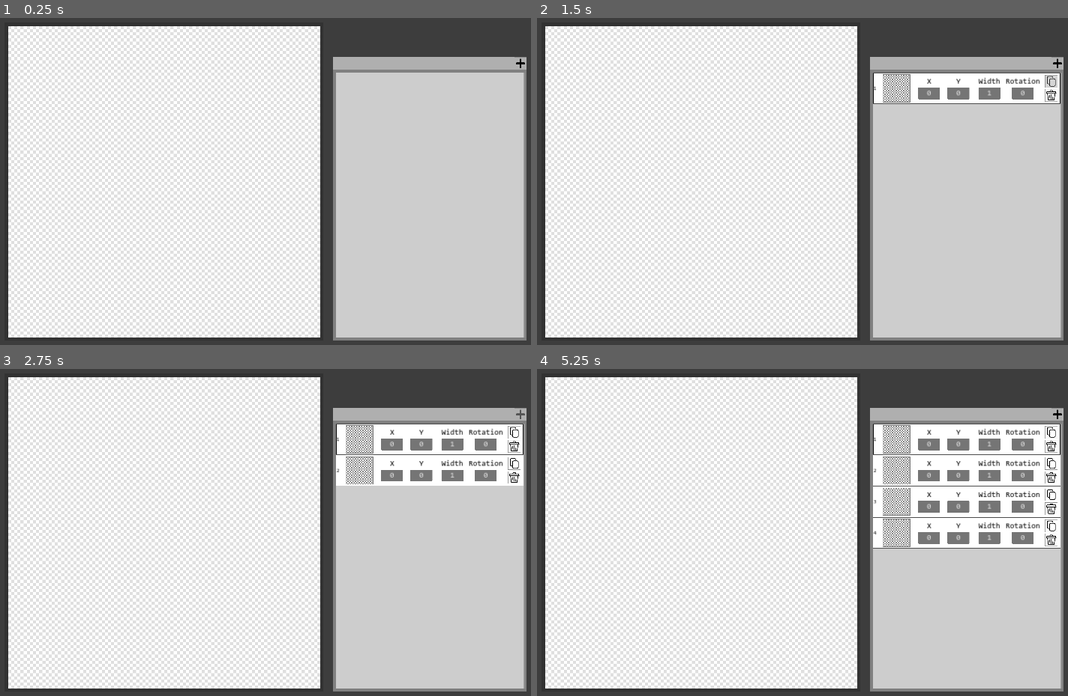
Above: before the commit, frames 1-4 (two rows, left to right).
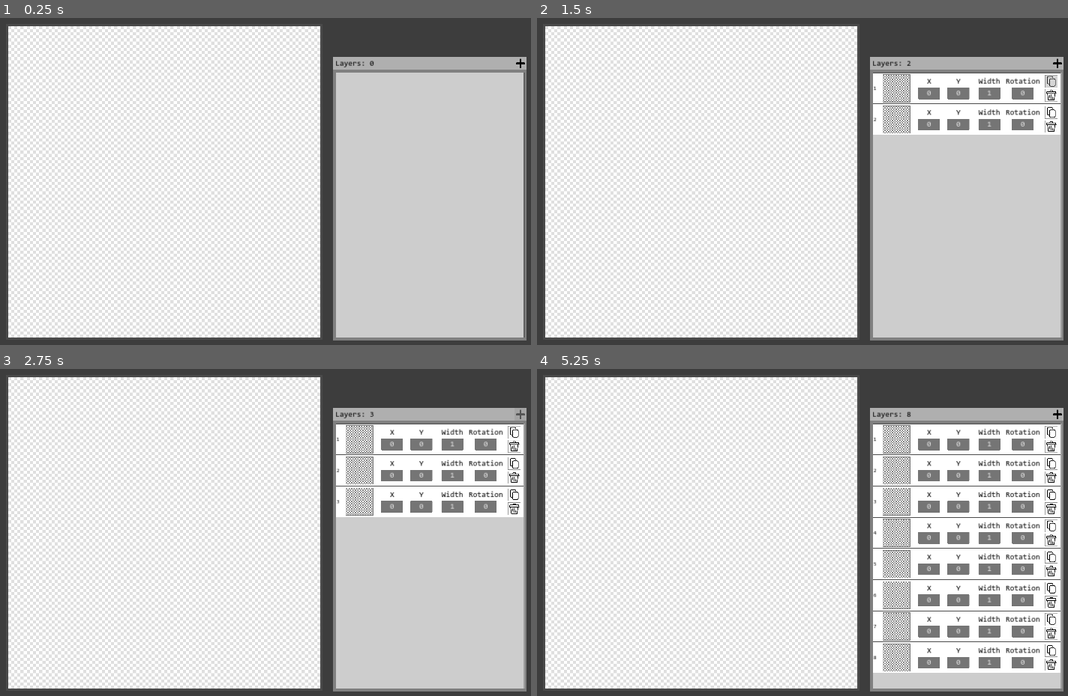
Above: after the commit, the same moments.

Repository: rawii22/PlaidGenerator
Game: Godot game, scene res://Scenes/main.tscn
Two runs of this game, one before a commit and one after it. Both use one fixed random seed, a clock stepped at 60 frames per second and the inputs below.
Inputs (mouse positions are in pixels of both pictures, inside the frame that each line leads up to):
- Up to frame 1 (0.25 s): no input
- Up to frame 2 (1.5 s): click (1057, 63) at 0.5 s; click (1052, 80) at 1.25 s
- Up to frame 3 (2.75 s): click (520, 414) at 2 s
- Up to frame 4 (5.25 s): click (1052, 431) at 2.77 s; click (1057, 414) at 3.5 s; click (1052, 431) at 4.27 s; tap Enter at 5 s; move the mouse to (967, 440) at 5.02 s; hold N (Create New Layer) from 5.03 s (still down)

The runs differ from the first frame. In frame 1, 0.3% of the frame differs, in the area x 63-100%, y 11-98%; in frame 2, 3.2%; in frame 3, 3.3%; in frame 4, 13%, in the area x 63-100%, y 11-93%.

Commit message:
Fixed scrolling, implemented duplicate and delete button
For the scrolling problem, I had to create a custom "Control" node and manually specify a minimum size for the scroll box every time I add/remove a layer.
UI quality of life:
-Added layer counter
-Removed outline on + button
The duplicate function was completed in a way that should make file reading easier if I want to export to a file (maybe a .plaid file :-)
The remove function will shift every layer physically AND NUMERICALLY. This makes my job infinitely easier once I start making true "layering" with the graphics since ordering will matter, especially if the alpha is at 1.

Diff:
--- a/Scenes/canvas.tscn
+++ b/Scenes/canvas.tscn
@@ -10,13 +10,13 @@
 anchor_top = 0.5
 anchor_right = 0.5
 anchor_bottom = 0.5
-offset_left = -1020.0
-offset_top = -1020.0
-offset_right = 1020.0
-offset_bottom = 1020.0
+offset_left = -1015.0
+offset_top = -1015.0
+offset_right = 1015.0
+offset_bottom = 1015.0
 grow_horizontal = 2
 grow_vertical = 2
-color = Color(0.196078, 0.196078, 0.196078, 1)
+color = Color(0.290196, 0.290196, 0.290196, 1)
 
 [node name="PatternArea" type="TextureRect" parent="."]
 anchors_preset = 8
--- a/Scenes/layer.gd
+++ b/Scenes/layer.gd
@@ -11,6 +11,8 @@
 	$LayerID.text = str(layer_ID)
 	if layer_ID != 1:
 		self.position = get_parent().get_node(str((layer_ID - 1))).position + Vector2(0,200)
+
+	#TODO: Make the Layer ID editable so people can type what layer they want to shift it to. Shift all others down by one
 
 
 # Called every frame. 'delta' is the elapsed time since the previous frame.
@@ -38,3 +40,28 @@
 
 func _on_layer_data_mouse_exited():
 	$LayerData/Outline.set_color(Color(1,1,1,1))
+
+
+func _on_delete_pressed():
+	get_parent().get_parent().get_parent().remove_layer(self)
+
+
+func _on_duplicate_pressed():
+	get_parent().get_parent().get_parent().create_existing_layer($ColorPickerButton.color, $XPos.text, $YPos.text, $Width.text, $Rotation.text)
+
+
+func set_color(color): $ColorPickerButton.color = color
+
+func set_x(x): $XPos.text = x
+
+func set_y(y): $YPos.text = y
+
+func set_width(width): $Width.text = width
+
+func set_degree(degree): $Rotation.text = degree
+
+
+func update_ID(newID):
+	self.name = str(newID)
+	layer_ID = newID
+	$LayerID.text = str(layer_ID)
--- a/Scenes/layer.tscn
+++ b/Scenes/layer.tscn
@@ -262,3 +262,5 @@
 [connection signal="mouse_exited" from="LayerData" to="." method="_on_layer_data_mouse_exited"]
 [connection signal="color_changed" from="ColorPickerButton" to="." method="_on_color_picker_button_color_changed"]
 [connection signal="picker_created" from="ColorPickerButton" to="." method="_on_color_picker_button_picker_created"]
+[connection signal="pressed" from="Duplicate" to="." method="_on_duplicate_pressed"]
+[connection signal="pressed" from="Delete" to="." method="_on_delete_pressed"]
--- a/Scenes/layers.gd
+++ b/Scenes/layers.gd
@@ -5,7 +5,7 @@
 
 # Called when the node enters the scene tree for the first time.
 func _ready():
-	pass # Replace with function body.
+	$LayerCounter.text = "Layers: " + str(num_layers)
 
 
 # Called every frame. 'delta' is the elapsed time since the previous frame.
@@ -22,6 +22,50 @@
 		create_new_layer()
 
 
+#This function changes the number of layers internally and on the front end based on the given amount.
+#For this program, it is unlikely that "delta" will be anything except 1 or -1
+func layer_count_delta(delta):
+	num_layers += delta
+	$LayerCounter.text = "Layers: " + str(num_layers)
+
+
 func create_new_layer():
-	num_layers += 1
-	get_node("ScrollContainer/VBoxContainer").add_child(Layer.instantiate())
+	if (num_layers < 999):
+		layer_count_delta(1)
+		var layer_list = get_node("ScrollContainer/LayerList")
+		layer_list.custom_minimum_size += Vector2(0, 200)
+		layer_list.add_child(Layer.instantiate())
+
+
+#This function should be useful for duplicating layers or loading in layers from files
+func create_existing_layer(color, x, y, width, degree):
+	if (num_layers < 999):
+		layer_count_delta(1)
+		var new_layer = Layer.instantiate()
+		new_layer.set_color(color)
+		new_layer.set_x(x)
+		new_layer.set_y(y)
+		new_layer.set_width(width)
+		new_layer.set_degree(degree)
+
+		var layer_list = get_node("ScrollContainer/LayerList")
+		layer_list.custom_minimum_size += Vector2(0, 200)
+		layer_list.add_child(new_layer)
+
+
+func remove_layer(node):
+	var removed_node_ID = node.layer_ID
+	var layer_list = get_node("ScrollContainer/LayerList")
+
+	layer_list.remove_child(node)
+	node.queue_free()
+
+	for n in range(removed_node_ID + 1, num_layers + 1):
+		var current_layer = layer_list.get_node(str(n))
+		current_layer.position -= Vector2(0, 200)
+		current_layer.update_ID(current_layer.layer_ID - 1)
+
+	layer_count_delta(-1)
+	layer_list.custom_minimum_size -= Vector2(0, 200)
+
+	#TODO: Make it possible to just shift layers. Influence the ordering of images on the canvas
--- a/Scenes/layers.tscn
+++ b/Scenes/layers.tscn
@@ -1,8 +1,9 @@
-[gd_scene load_steps=4 format=3 uid="uid://dfjme138xwkw6"]
+[gd_scene load_steps=5 format=3 uid="uid://dfjme138xwkw6"]
 
 [ext_resource type="Script" path="res://Scenes/layers.gd" id="1_n2j73"]
 [ext_resource type="Texture2D" uid="uid://bhmnpqf02vq2n" path="res://Assets/add.png" id="1_yp5ff"]
 [ext_resource type="Texture2D" uid="uid://rjglca32amq0" path="res://Assets/addHover.png" id="2_j8ruy"]
+[ext_resource type="FontFile" uid="uid://b4px0375vn33t" path="res://Assets/consola.ttf" id="4_htf5r"]
 
 [node name="Layers" type="Node2D"]
 script = ExtResource("1_n2j73")
@@ -29,7 +30,7 @@
 anchor_bottom = 0.5
 offset_left = -600.0
 offset_top = -850.0
-offset_right = 604.0
+offset_right = 608.0
 offset_bottom = 850.0
 grow_horizontal = 2
 grow_vertical = 2
@@ -66,6 +67,24 @@
 texture_pressed = ExtResource("1_yp5ff")
 texture_hover = ExtResource("2_j8ruy")
 
+[node name="LayerCounter" type="Label" parent="."]
+anchors_preset = 8
+anchor_left = 0.5
+anchor_top = 0.5
+anchor_right = 0.5
+anchor_bottom = 0.5
+offset_left = -605.0
+offset_top = -935.0
+offset_right = -290.0
+offset_bottom = -881.0
+grow_horizontal = 2
+grow_vertical = 2
+theme_override_colors/font_color = Color(0, 0, 0, 1)
+theme_override_fonts/font = ExtResource("4_htf5r")
+theme_override_font_sizes/font_size = 50
+text = "Layers: ###"
+vertical_alignment = 1
+
 [node name="ScrollContainer" type="ScrollContainer" parent="."]
 custom_minimum_size = Vector2(1200, 1700)
 anchors_preset = 15
@@ -80,9 +99,8 @@
 horizontal_scroll_mode = 0
 vertical_scroll_mode = 2
 
-[node name="VBoxContainer" type="VBoxContainer" parent="ScrollContainer"]
-clip_contents = true
-custom_minimum_size = Vector2(1200, 1700)
+[node name="LayerList" type="Control" parent="ScrollContainer"]
+custom_minimum_size = Vector2(1200, 0)
 layout_mode = 2
 
 [connection signal="pressed" from="NewLayerButton" to="." method="_on_new_layer_button_pressed"]
--- a/Scenes/main.gd
+++ b/Scenes/main.gd
@@ -1,7 +1,4 @@
 extends Node2D
-
-
-var colorLayers = [];
 
 
 # Called when the node enters the scene tree for the first time.
Binary file changed: Assets/add.png
Binary file changed: Assets/addHover.png
